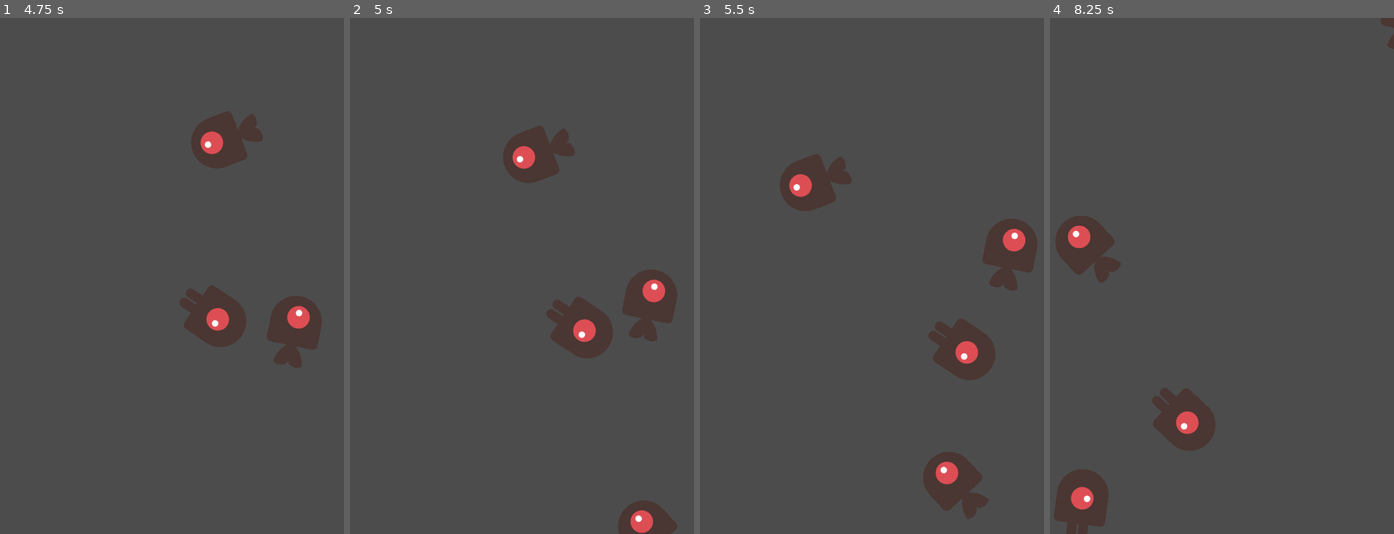
Above: before the commit, frames 1-4 (left to right).
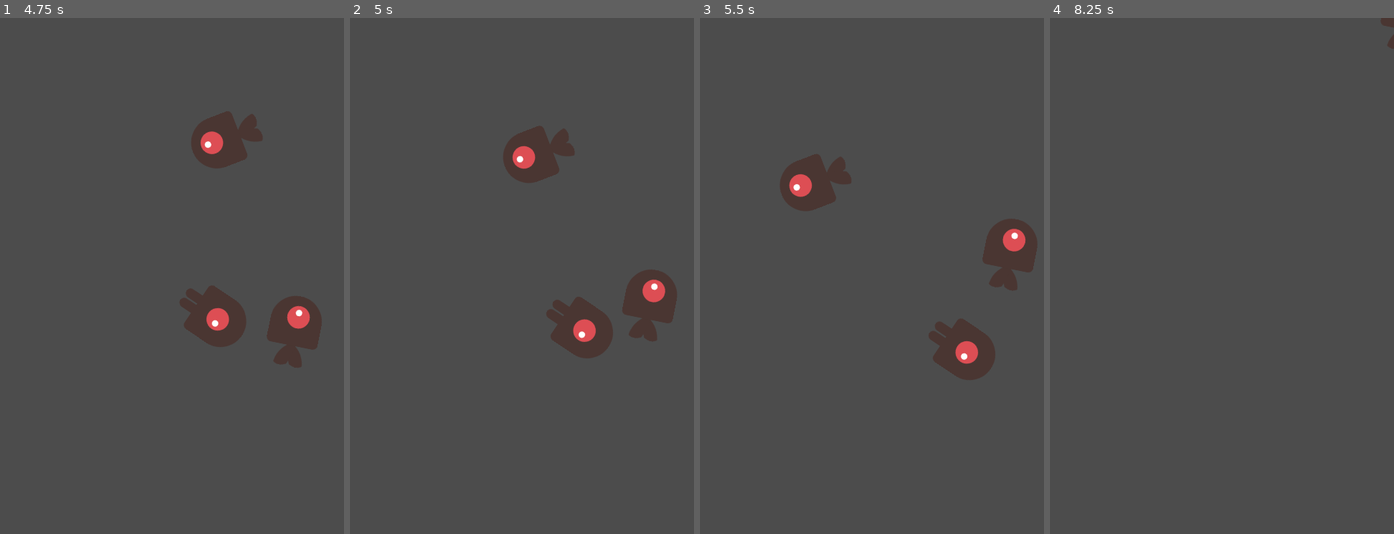
Above: after the commit, the same moments.

Repository: 44351-w22/godot-tutorial-BWeddle
Game: Godot game, scene res://Main.tscn
Same seed, same stepped clock (60 frames per second), same inputs: the game is played once before the commit and once after it.
Inputs:
- Up to frame 1 (4.75 s): tap Enter at 0.5 s; hold Right (ui_right) 0.53-1.28 s; hold Down (ui_down) 1.28-2.03 s; hold Right (ui_right) 2.03-2.78 s; hold Up (ui_up) 2.78-3.53 s; hold Left (ui_left) from 3.53 s (still down)
- Up to frame 2 (5 s): keep holding Left (ui_left)
- Up to frame 3 (5.5 s): release Left (ui_left) at 5.03 s; hold Down (ui_down) from 5.03 s (still down)
- Up to frame 4 (8.25 s): release Down (ui_down) at 5.78 s; hold Right (ui_right) 5.78-6.53 s; hold Up (ui_up) 6.53-7.28 s; hold Right (ui_right) 7.28-8.03 s; hold Down (ui_down) from 8.03 s (still down)

Frame 1 is identical in both runs. In frame 2, 0.8% of the frame differs, in the area x 78-95%, y 93-100%; in frame 3, 1.5%; in frame 4, 4.5%, in the area x 1-48%, y 38-100%.
Error before the commit: Invalid call. Nonexistent function 'stop' in base 'Path2D'. (res://Main.gd:15)

Commit message:
Fixed thing

Diff:
--- a/Main.gd
+++ b/Main.gd
@@ -12,7 +12,7 @@
 
 func game_over():
 	$ScoreTimer.stop()
-	$MobPath.stop()
+	$MobTimer.stop()
 
 func new_game():
 	score = 0
